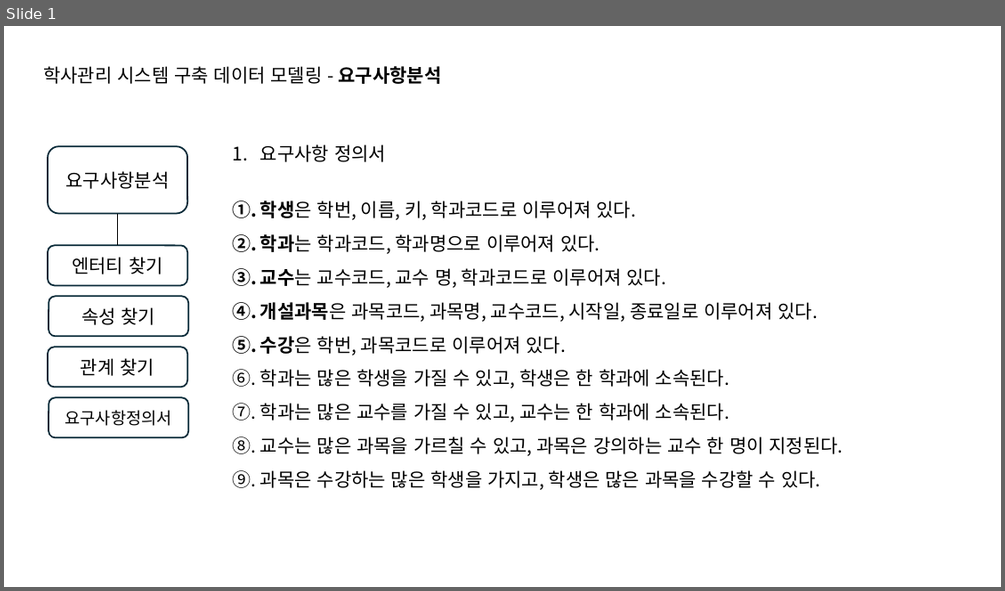
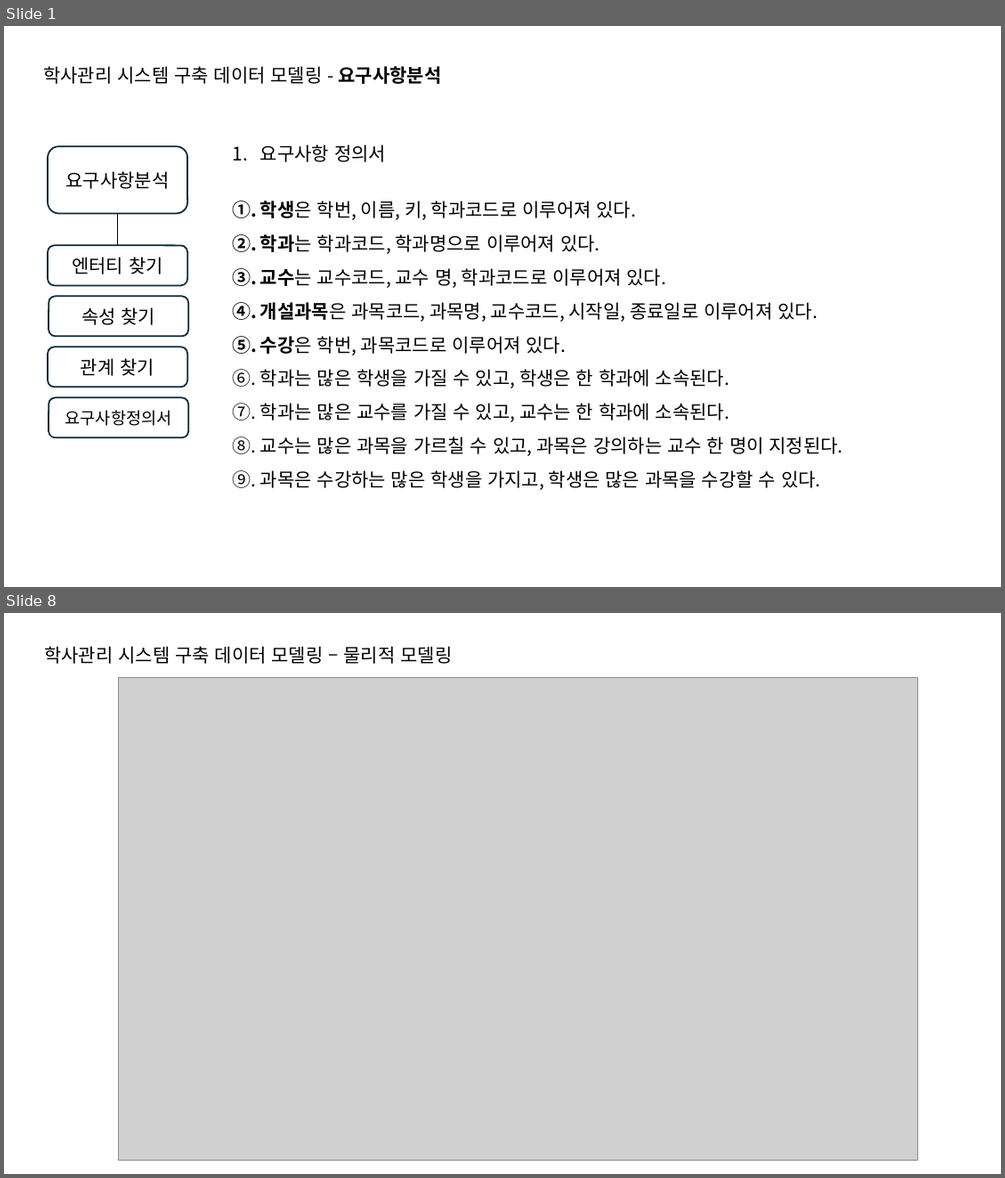
Before and after one commit to intrager/erd-practice, a slide deck: academic_management/RequirementsAnalysis_drawingERD.pptx. Shown one above the other, each under a label of ours: slide 1 before the commit, slides 1 and 8 after it; the slides between them are not shown. The pictures are 1005x591 and 1005x1178 pixels, drawn with LibreOffice and Linux fonts; fonts in the diff are those of the drawing; grey boxes stand for pictures. Boxes give left, top, right and bottom in pixels: in the first picture for what was removed or moved away, otherwise in the second. Text is boxed around its words. In the diff, an @@ line names an element or a change of style, - is before the commit and + after.

```diff
--- a/academic_management/RequirementsAnalysis_drawingERD.pptx
+++ b/academic_management/RequirementsAnalysis_drawingERD.pptx
@@ slide 8 added at (4, 613, 1001, 1174), background #FFFFFF @@
@@ text added at (44, 646, 452, 664), 18 pt, text #000000 @@
+학사관리 시스템 구축 데이터 모델링 – 물리적 모델링
@@ picture added at (119, 678, 918, 1159) @@
```
Also in this commit, not shown: 1 slide changed, 13 other slides added, 2 other files.
